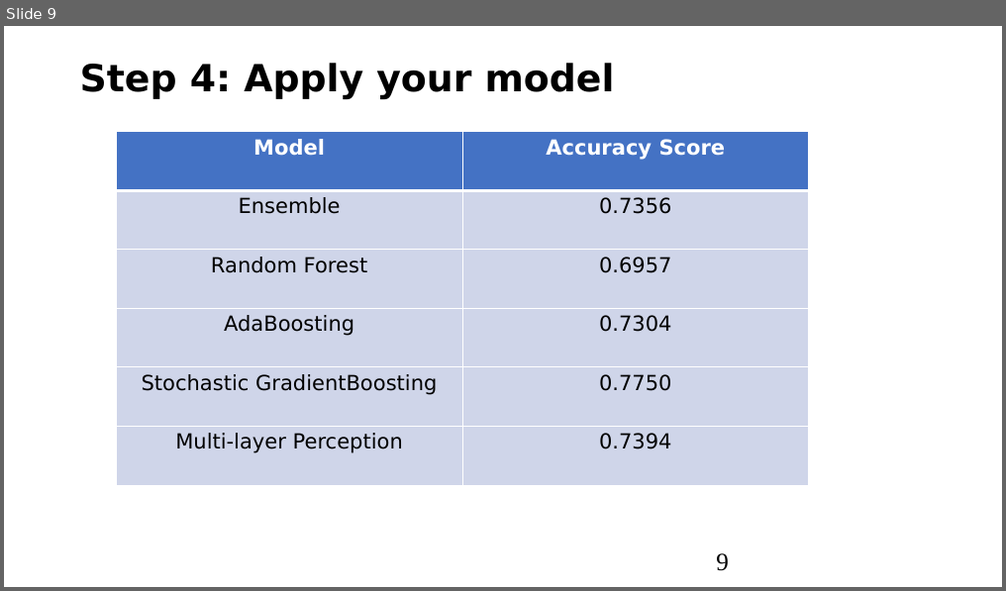
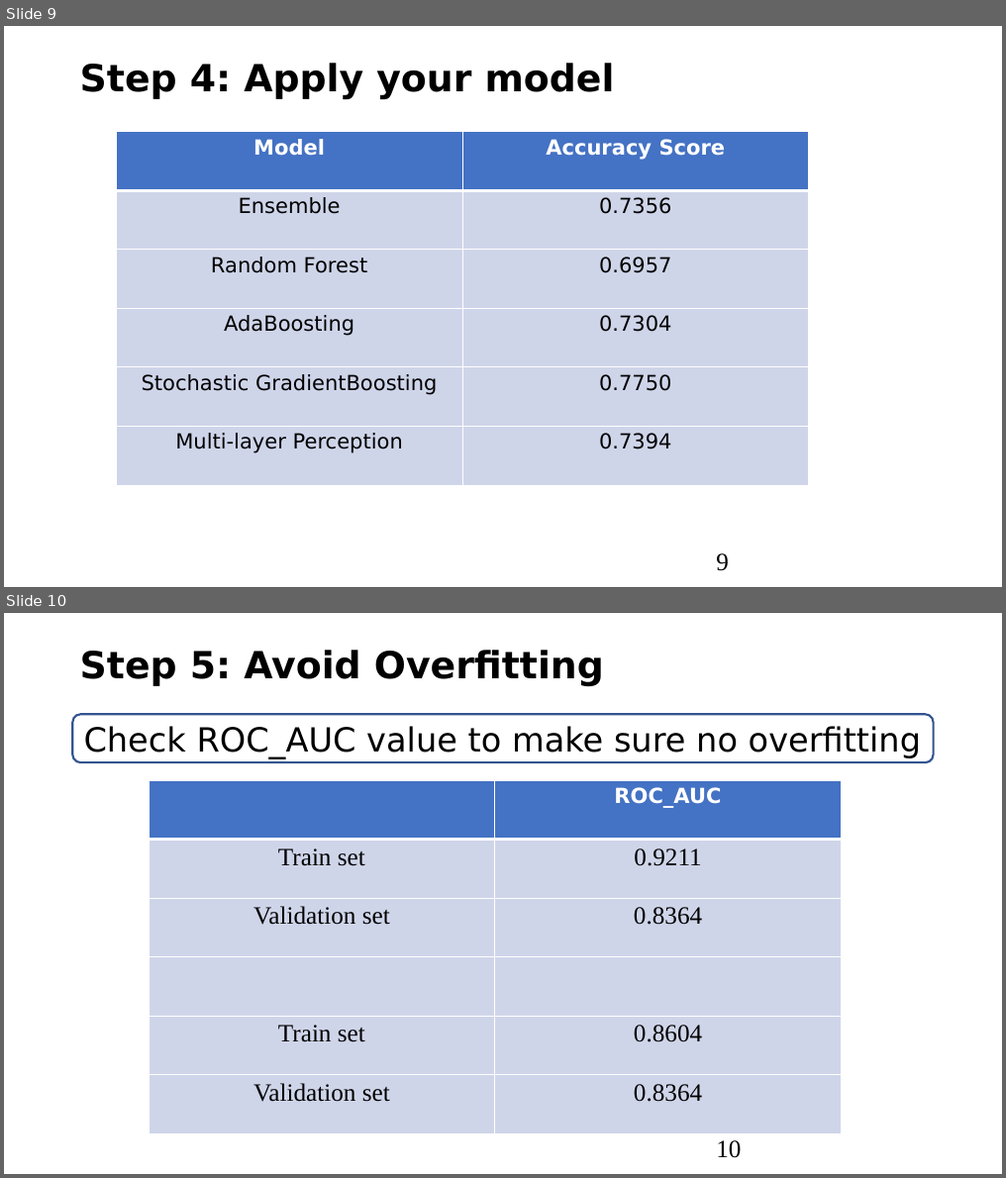
Before and after one commit to JackXIN88888/students_dropout, a slide deck: Student_Dropout.pptx. Shown one above the other, each under a label of ours: slide 9 before the commit, slides 9 and 10 after it. The pictures are 1006x591 and 1006x1178 pixels, drawn with LibreOffice and Linux fonts; fonts in the diff are those of the drawing. Boxes give left, top, right and bottom in pixels: in the first picture for what was removed or moved away, otherwise in the second. Text is boxed around its words. In the diff, an @@ line names an element or a change of style, - is before the commit and + after.

```diff
--- a/Student_Dropout.pptx
+++ b/Student_Dropout.pptx
@@ slide 10 added at (x1=4, y1=613, x2=1002, y2=1174), background #FFFFFF @@
@@ text added at (x1=80, y1=650, x2=604, y2=686), 36 pt, text #000000, bold @@
+Step 5: Avoid Overfitting
@@ rounded rectangle added at (x1=73, y1=714, x2=934, y2=762), outline #325490 2 pt, 32 pt, text #000000 @@
+Check ROC_AUC value to make sure no overfitting
@@ table added at (x1=149, y1=780, x2=841, y2=1134), 6 rows, 2 columns @@
+ | ROC_AUC
+Train set | 0.9211
+Validation set | 0.8364
+ | 
+Train set | 0.8604
+Validation set | 0.8364
@@ page number added at (x1=716, y1=1141, x2=741, y2=1158), 24 pt, text #000000 @@
+10
```
Also in this commit, not shown: 1 slide changed, 2 other files.
